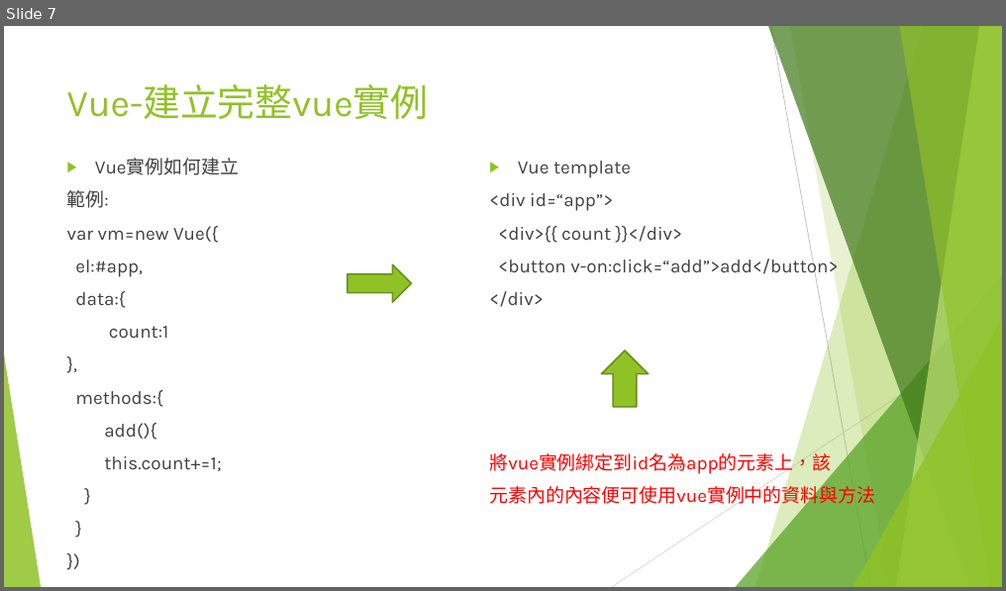
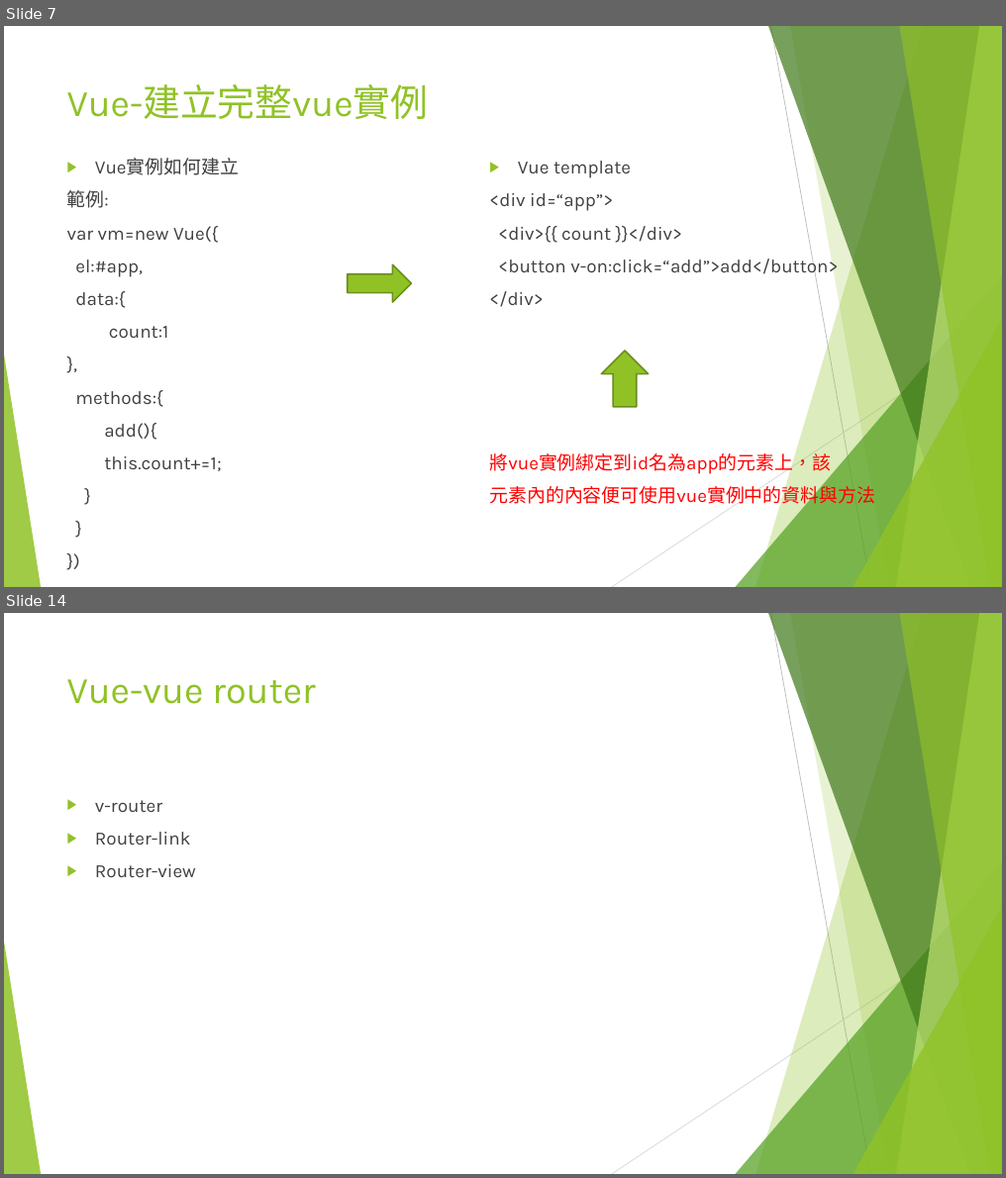
Before and after one commit to JSENESoftware/Education, a slide deck: Vue教育訓練.pptx. Shown one above the other, each under a label of ours: slide 7 before the commit, slides 7 and 14 after it; the slides between them are not shown. The pictures are 1006x591 and 1006x1178 pixels, drawn with LibreOffice and Linux fonts; fonts in the diff are those of the drawing. Boxes give left, top, right and bottom in pixels: in the first picture for what was removed or moved away, otherwise in the second. Text is boxed around its words. In the diff, an @@ line names an element or a change of style, - is before the commit and + after.

```diff
--- a/Vue教育訓練.pptx
+++ b/Vue教育訓練.pptx
@@ slide 14 added at bbox=[4, 613, 1002, 1174], background #FFFFFF; not listed: 10 template elements that a slide beside it also shows @@
@@ title added at bbox=[67, 679, 315, 704], 36 pt, text #90C226 @@
+Vue-vue router
@@ text added at bbox=[95, 800, 196, 877], 18 pt, text #404040 @@
+▶ v-router
+▶ Router-link
+▶ Router-view
```
Also in this commit, not shown: 8 other slides added.
